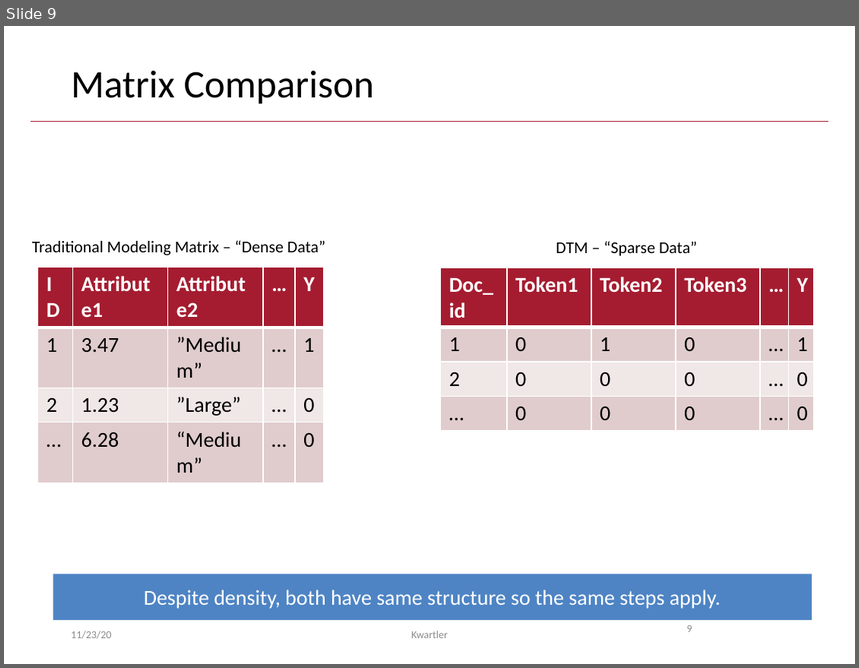
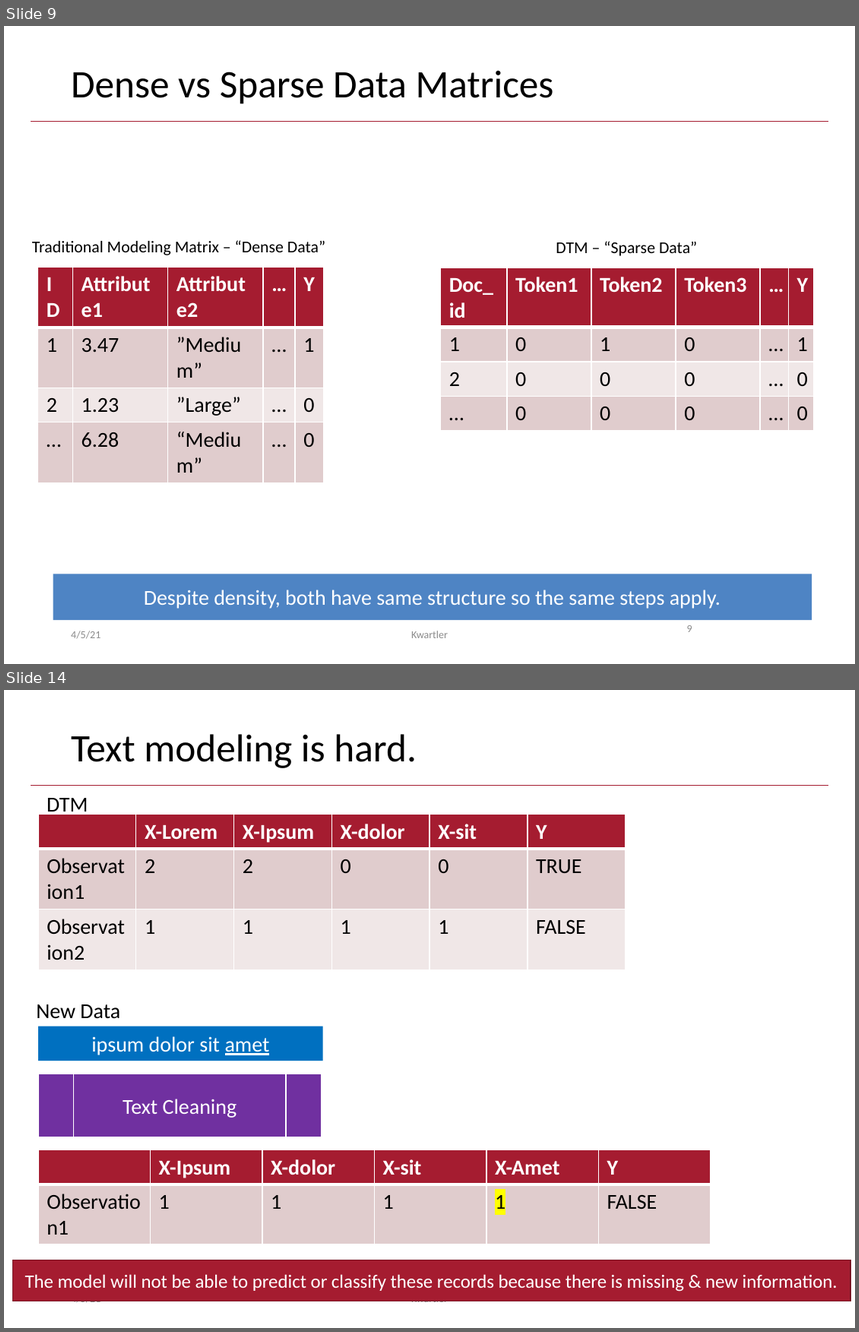
Before and after one commit to kwartler/Harvard_DataMining_Business_Student, a slide deck: Lessons/I_textMining_documentClassification/B_DTM_for_modeling.pptx. Shown one above the other, each under a label of ours: slide 9 before the commit, slides 9 and 14 after it; the slides between them are not shown. The pictures are 859x668 and 859x1332 pixels, drawn with LibreOffice and Linux fonts; fonts in the diff are those of the drawing. Boxes give left, top, right and bottom in pixels: in the first picture for what was removed or moved away, otherwise in the second. Text is boxed around its words. In the diff, an @@ line names an element or a change of style, - is before the commit and + after.

```diff
--- a/Lessons/I_textMining_documentClassification/B_DTM_for_modeling.pptx
+++ b/Lessons/I_textMining_documentClassification/B_DTM_for_modeling.pptx
@@ slide 14 added at box(4, 690, 855, 1328), background #FFFFFF; not listed: 1 template element that a slide beside it also shows @@
@@ title added at box(71, 734, 417, 768), 33 pt, text #000000 @@
+Text modeling is hard.
@@ text added at box(47, 798, 88, 817), 18 pt, text #000000 @@
+DTM
@@ table added at box(38, 815, 626, 943), 3 rows, 6 columns @@
+ | X-Lorem | X-Ipsum | X-dolor | X-sit | Y
+Observation1 | 2 | 2 | 0 | 0 | TRUE
+Observation2 | 1 | 1 | 1 | 1 | FALSE
@@ text added at box(36, 1005, 120, 1019), 18 pt, text #000000 @@
+New Data
@@ rectangle added at box(38, 1026, 323, 1061), fill #0070C0, 18 pt, text #FFFFFF @@
+ipsum dolor sit amet
@@ flow chart predefined process added at box(38, 1074, 322, 1138), fill #7030A0, outline #FFFFFF 1 pt, 18 pt, text #FFFFFF @@
+Text Cleaning
@@ table added at box(38, 1151, 712, 1220), 2 rows, 6 columns @@
+ | X-Ipsum | X-dolor | X-sit | X-Amet | Y
+Observation1 | 1 | 1 | 1 | 1 | FALSE
@@ rectangle added at box(12, 1260, 850, 1301), fill #A51C30, outline #7A1524 1 pt, 16 pt, text #FFFFFF @@
+The model will not be able to predict or classify these records because there is missing & new information.
@@ text added at box(71, 1301, 101, 1306), 9 pt, text #8C8C8C @@
+4/5/21
@@ text added at box(411, 1301, 448, 1306), 9 pt, text #8C8C8C @@
+Kwartler
@@ page number added at box(687, 1287, 698, 1288), 9 pt, text #8C8C8C @@
+14
@@ slide 9 changed as well @@
@@ title at box(71, 70, 554, 104): text changed @@
-Matrix Comparison
+Dense vs Sparse Data Matrices
@@ text at box(71, 631, 101, 639): text changed @@
-11/23/20
+4/5/21
```
Also in this commit, not shown: 20 other slides changed, 5 other slides added, 4 other files.
